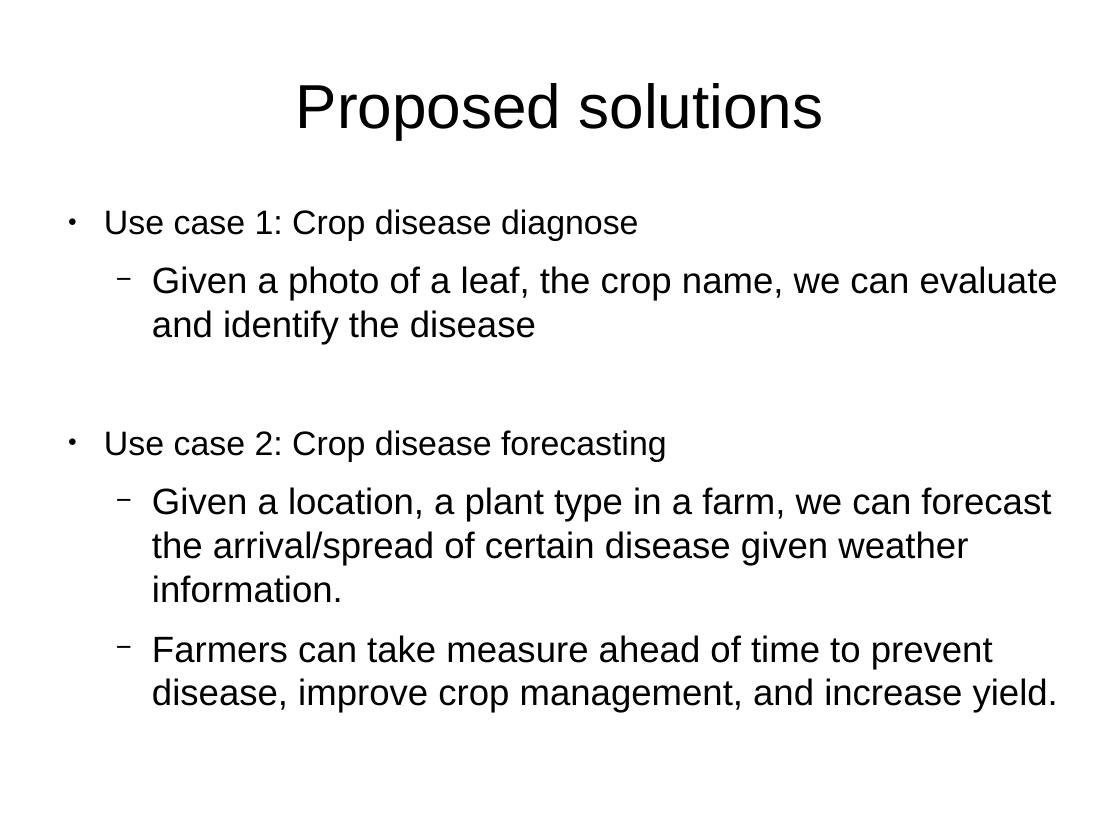
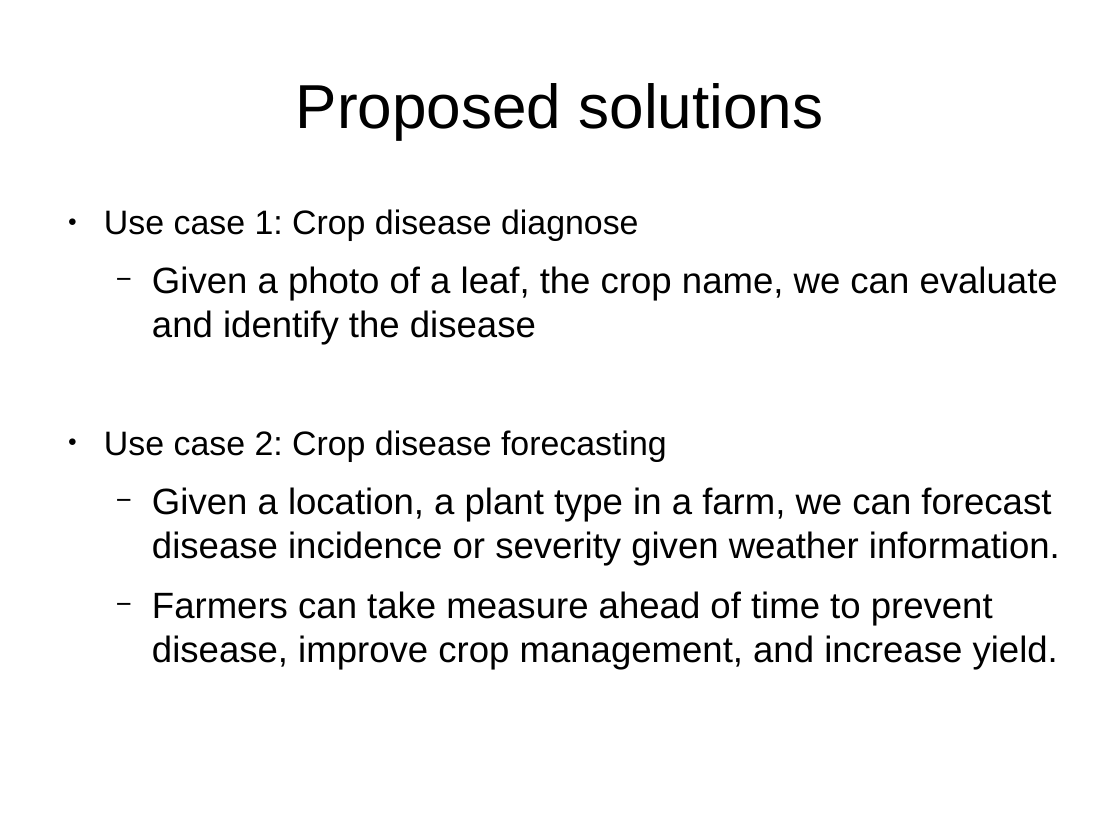
Before and after one commit to xxlatgh/Crop-doctor, a slide deck: slide 3 of capstone.odp. Drawn at 1120x840 pixels with LibreOffice and Linux fonts; fonts in the diff are those of the drawing. Boxes give left, top, right and bottom in pixels: in the first picture for what was removed or moved away, otherwise in the second. Text is boxed around its words. In the diff, an @@ line names an element or a change of style, - is before the commit and + after.

```diff
--- a/capstone.odp
+++ b/capstone.odp
@@ text at (152,487,1060,565): text changed @@
-  − Given a location, a plant type in a farm, we can forecast the arrival/spread of certain disease given weather information.
+  − Given a location, a plant type in a farm, we can forecast disease incidence or severity given weather information.
```
Also in this commit, not shown: 2 other slides changed, 4 other files.
